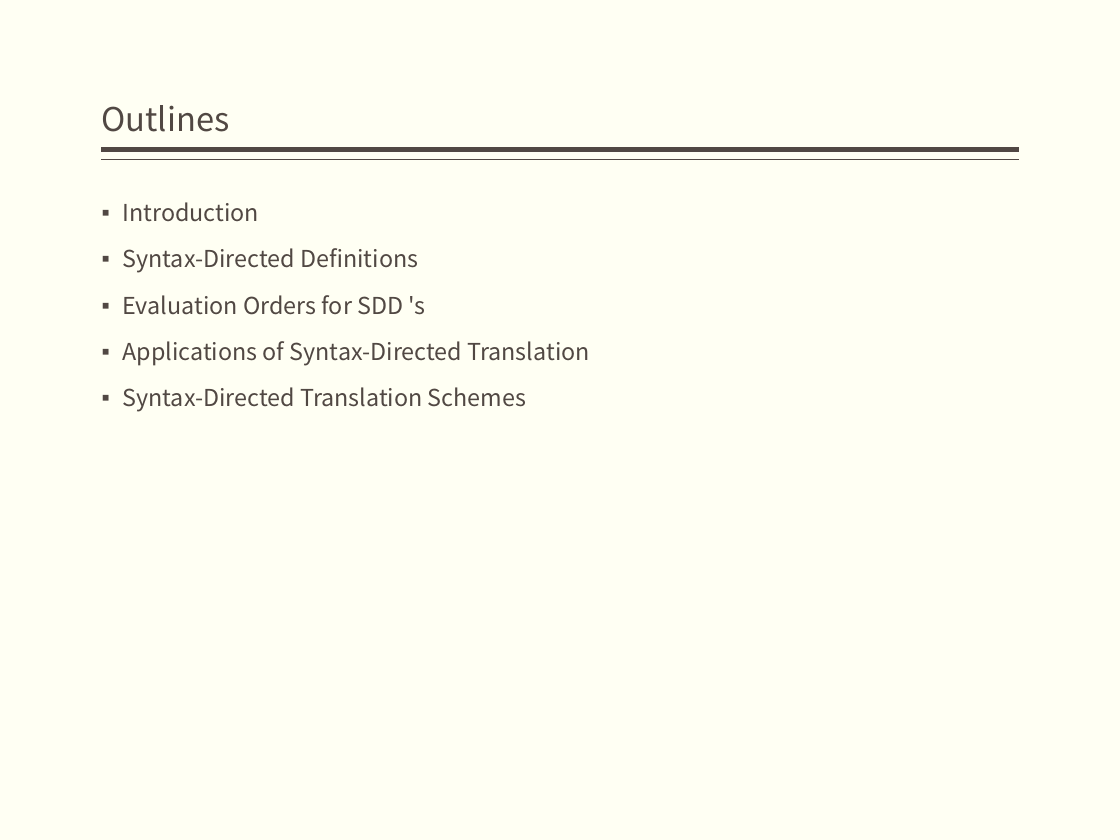
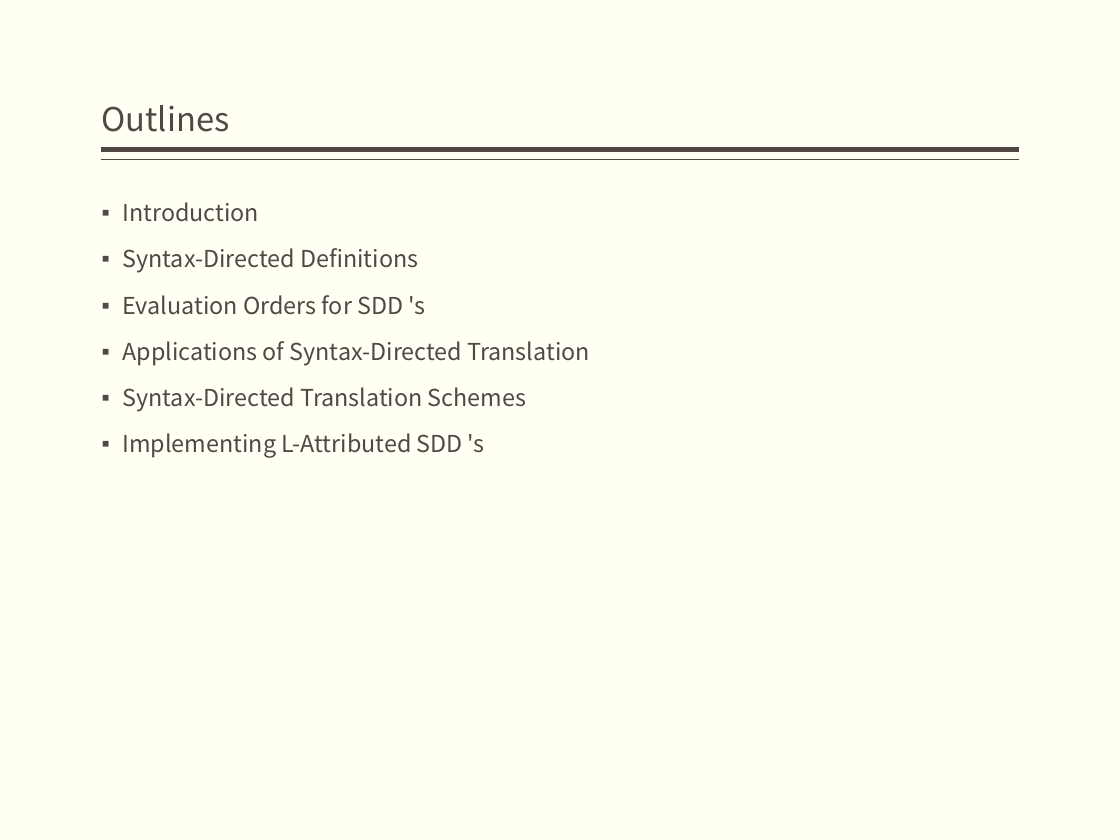
Before and after one commit to jz81/jz81.github.io, a slide deck: slide 3 of course/compiler/lecture/(Spring2020)Lecture6.pptx. Drawn at 1120x840 pixels with LibreOffice and Linux fonts; fonts in the diff are those of the drawing. Boxes give left, top, right and bottom in pixels: in the first picture for what was removed or moved away, otherwise in the second. Text is boxed around its words. In the diff, an @@ line names an element or a change of style, - is before the commit and + after.

```diff
--- a/course/compiler/lecture/(Spring2020)Lecture6.pptx
+++ b/course/compiler/lecture/(Spring2020)Lecture6.pptx
@@ text at (122, 433, 485, 458): paragraph added @@
+▪ Implementing L-Attributed SDD 's
```
Also in this commit, not shown: 8 other slides changed.
